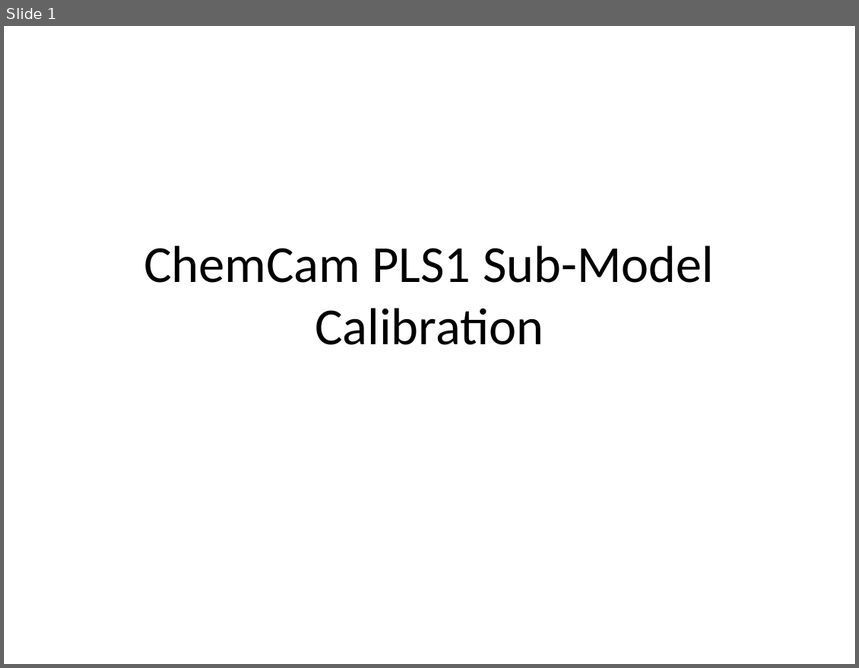
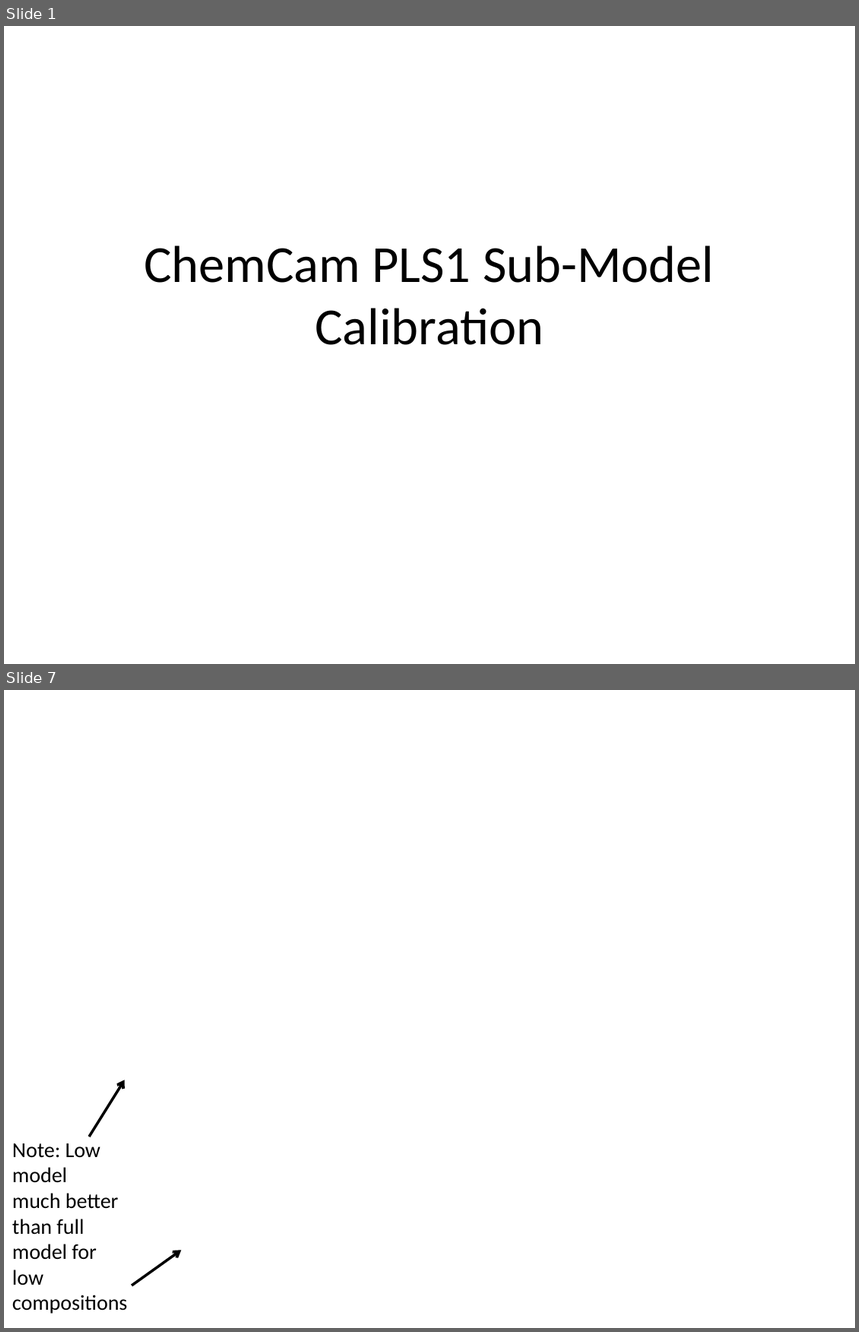
Before and after one commit to freesiemens/Working, a slide deck: ChemCam PLS1 Sub-Model Calibration.pptx. Shown one above the other, each under a label of ours: slide 1 before the commit, slides 1 and 7 after it; the slides between them are not shown. The pictures are 859x668 and 859x1332 pixels, drawn with LibreOffice and Linux fonts; fonts in the diff are those of the drawing; background and template pictures are left out. Boxes give left, top, right and bottom in pixels: in the first picture for what was removed or moved away, otherwise in the second. Text is boxed around its words. In the diff, an @@ line names an element or a change of style, - is before the commit and + after.

```diff
--- a/ChemCam PLS1 Sub-Model Calibration.pptx
+++ b/ChemCam PLS1 Sub-Model Calibration.pptx
@@ slide 7 added at [4, 690, 855, 1328], background picture (left out) @@
@@ arrow added from (89, 1137) to (125, 1080), #000000 2.25 pt @@
@@ text added at [12, 1144, 127, 1314], 18 pt, text #000000 @@
+Note: Low model
+much better than full model for low compositions
@@ arrow added from (132, 1286) to (181, 1250), #000000 2.25 pt @@
```
Also in this commit, not shown: 4 slides changed, 3 other slides added, 7 other files.
